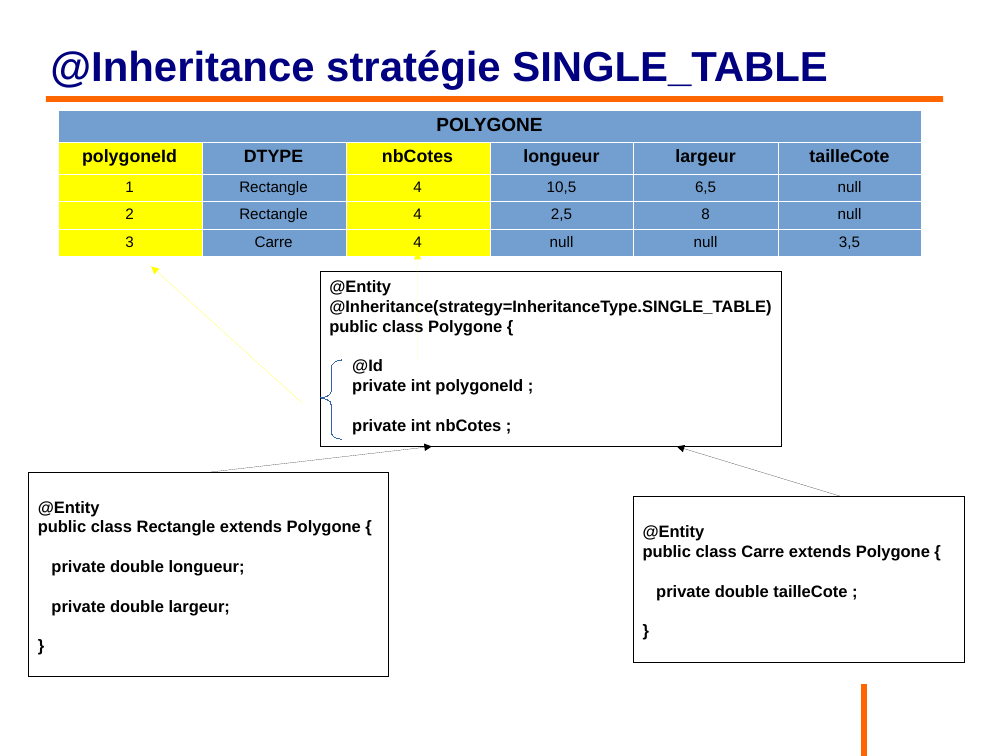
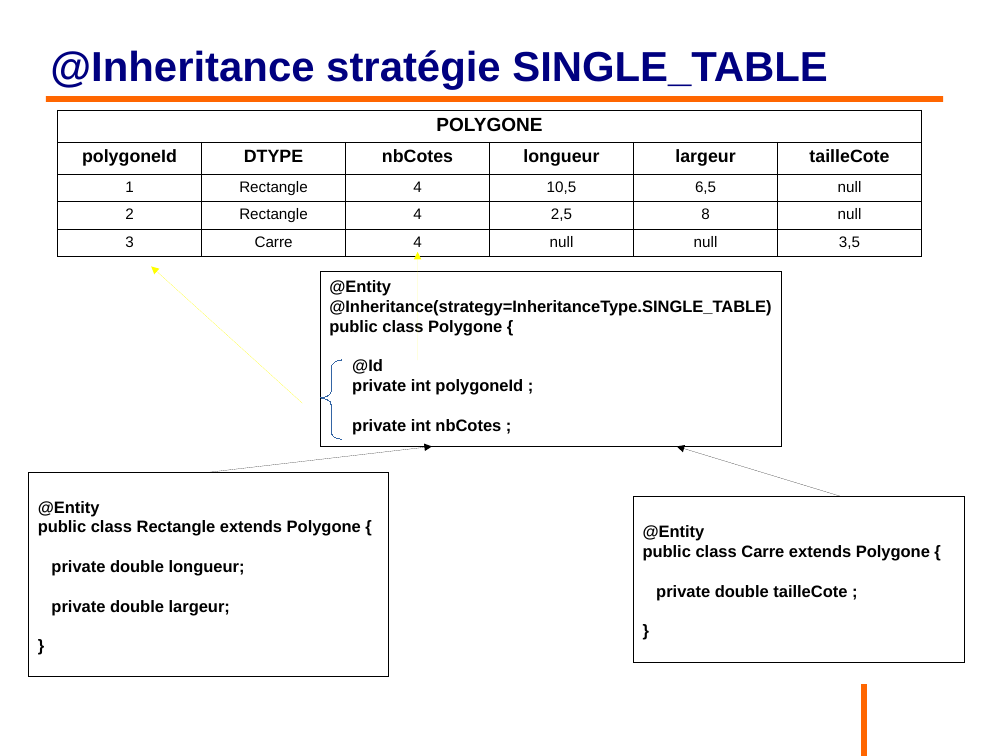
Before and after one commit to philphils/formation-hibernate-basique, a slide deck: slide 64 of Documentation/diapo_formation_hibernate.odp. Drawn at 1008x756 pixels with LibreOffice and Linux fonts; fonts in the diff are those of the drawing; background and template pictures are left out. Boxes give left, top, right and bottom in pixels: in the first picture for what was removed or moved away, otherwise in the second. Text is boxed around its words. In the diff, an @@ line names an element or a change of style, - is before the commit and + after.

```diff
--- a/Documentation/diapo_formation_hibernate.odp
+++ b/Documentation/diapo_formation_hibernate.odp
@@ table at [58, 110, 920, 253] @@
@@ fill #729FCF to none in 17 cells @@
@@ fill #FFFF00 to none in 8 cells @@
@@ borders changed @@
```
Also in this commit, not shown: 19 other slides changed, 2 slides added.
